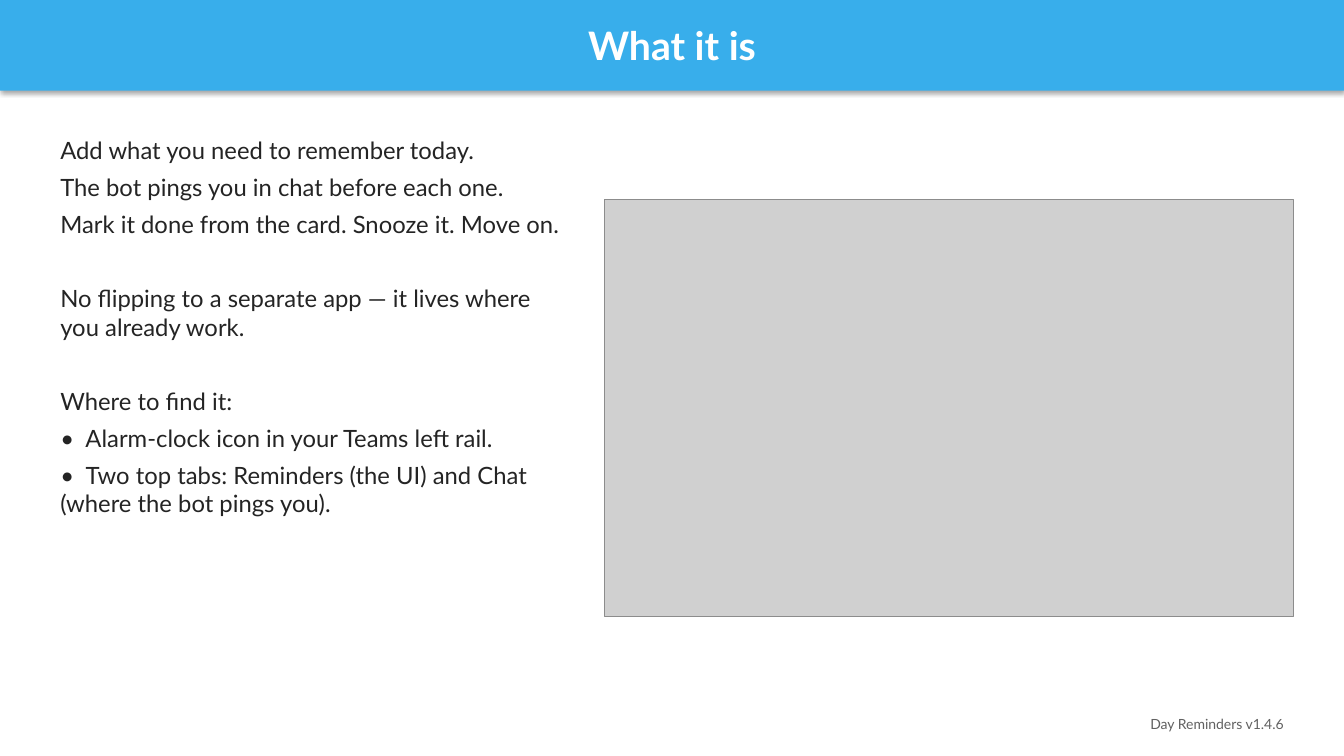
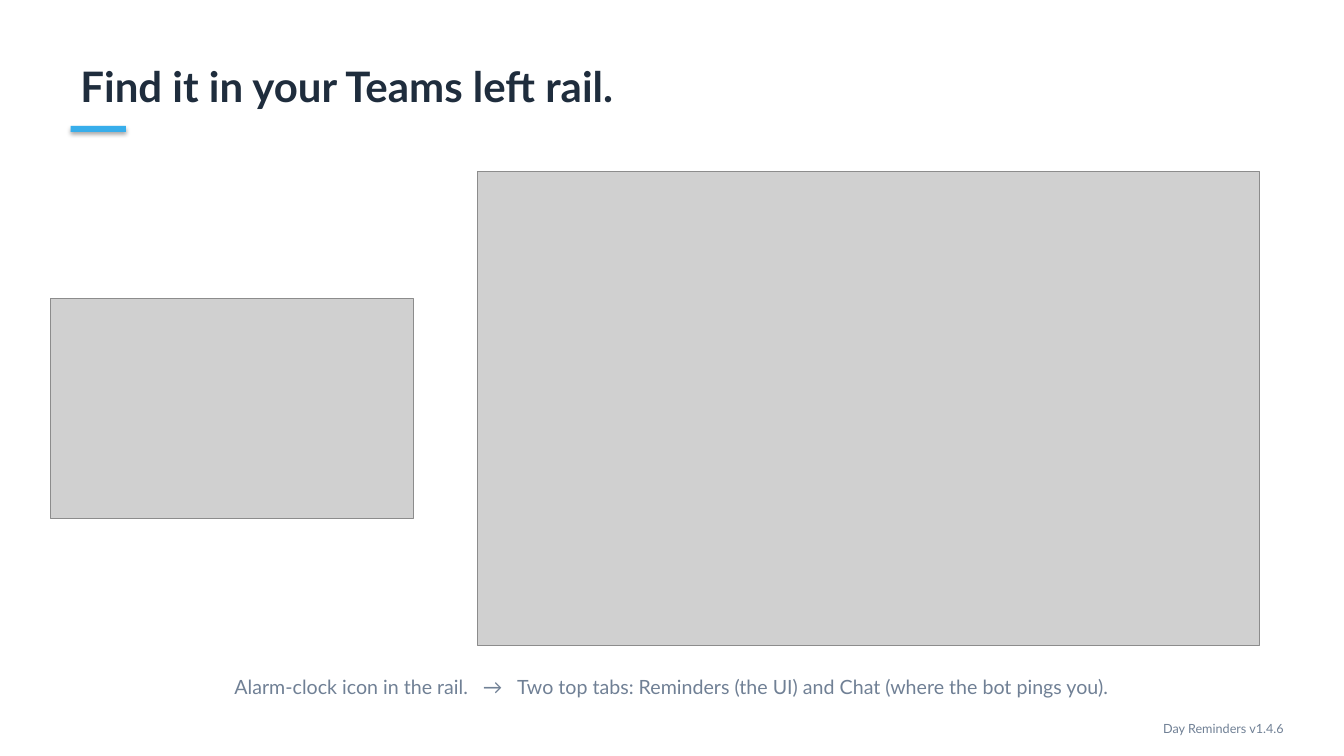
Before and after one commit to projectvelox/team-reminder, a slide deck: slide 3 of docs/DayReminders-Overview.pptx (slide 2 before the commit). Drawn at 1344x756 pixels with LibreOffice and Linux fonts; fonts in the diff are those of the drawing; grey boxes stand for pictures. Boxes give left, top, right and bottom in pixels: in the first picture for what was removed or moved away, otherwise in the second. Text is boxed around its words. In the diff, an @@ line names an element or a change of style, - is before the commit and + after.

```diff
--- a/docs/DayReminders-Overview.pptx
+++ b/docs/DayReminders-Overview.pptx
@@ rectangle removed at box(0, 0, 1344, 91) @@
-What it is
@@ text added at box(80, 70, 613, 109), 30 pt, text #1F2D3D, bold @@
+Find it in your Teams left rail.
@@ text removed at box(60, 141, 558, 517) @@
-Add what you need to remember today.
-The bot pings you in chat before each one.
-Mark it done from the card. Snooze it. Move on.
-No flipping to a separate app — it lives where you already work.
-Where to find it:
-• Alarm-clock icon in your Teams left rail.
-• Two top tabs: Reminders (the UI) and Chat (where the bot pings you).
@@ rectangle added at box(71, 126, 126, 132), fill #38AEEB @@
@@ picture added at box(478, 171, 1260, 645) @@
@@ picture: place and size @@
-picture at box(605, 200, 1294, 617)
+picture at box(50, 298, 413, 518)
@@ text added at box(234, 679, 1108, 698), 14 pt, text #708095 @@
+Alarm-clock icon in the rail. → Two top tabs: Reminders (the UI) and Chat (where the bot pings you).
@@ text "Day Reminders v1.4.6" at box(1163, 724, 1283, 735): size 10 to 9 pt, text colour #616161 to #708095 @@
```
Also in this commit, not shown: 6 other slides changed, 2 slides added, 2 slides removed, 2 other files.
